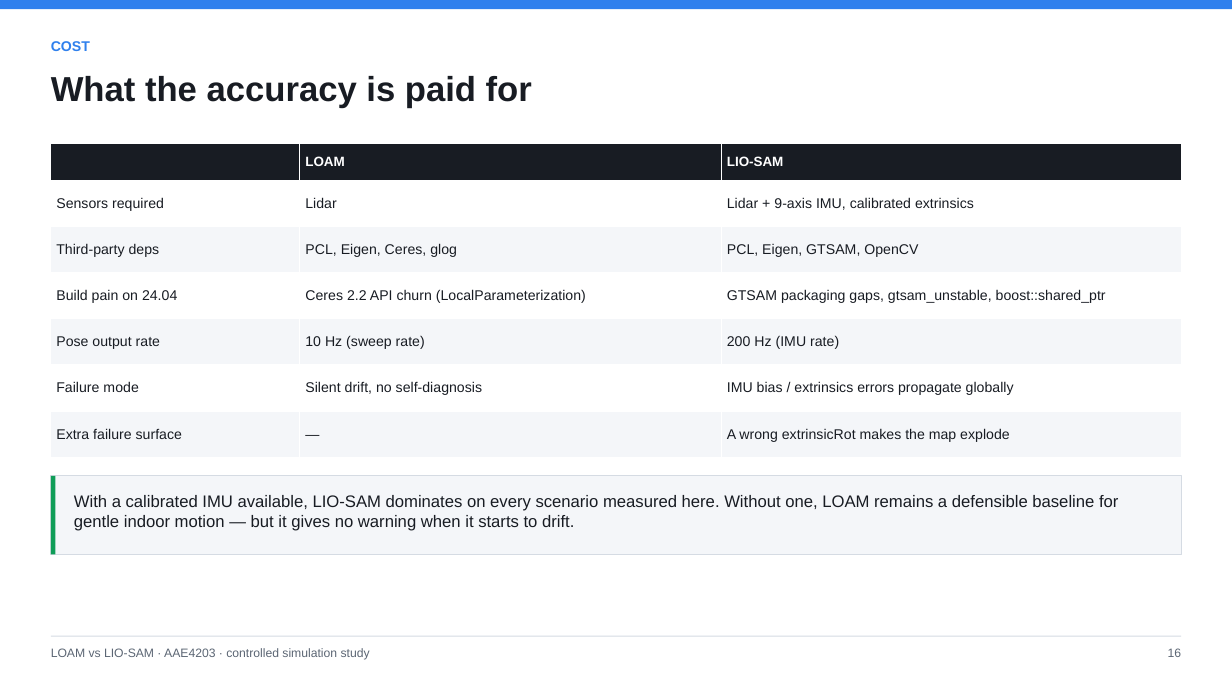
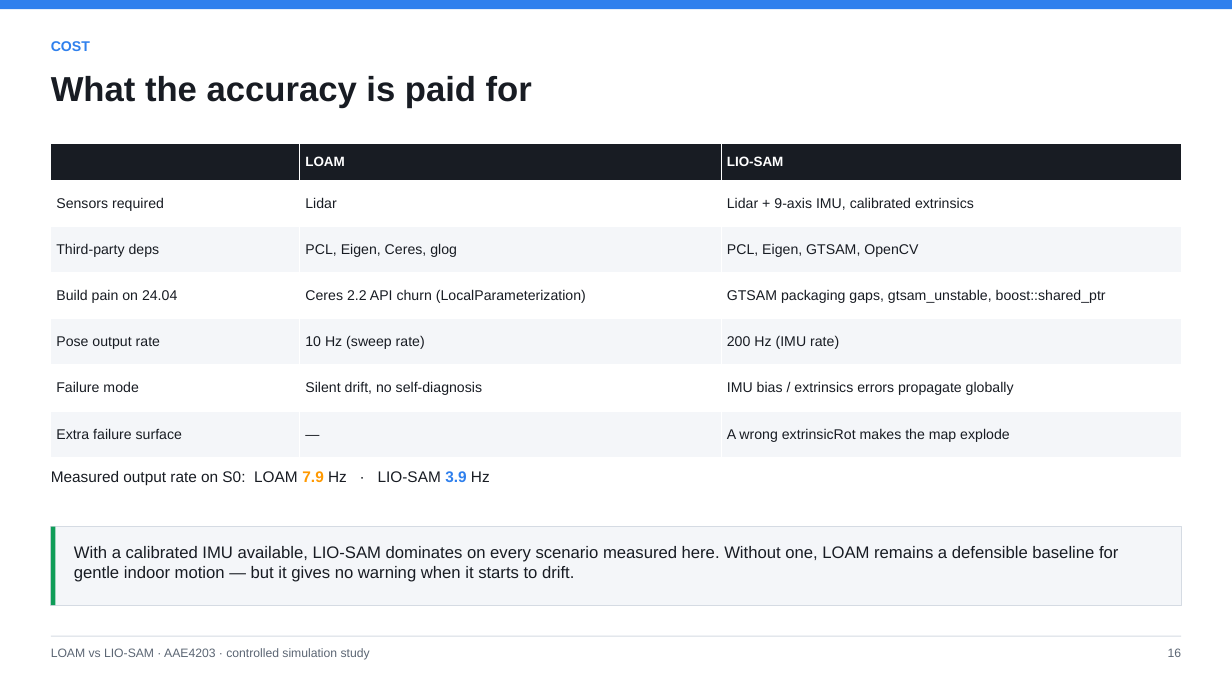
Before and after one commit to broken-pear/AAE4203_LIOSAM_demo, a slide deck: slide 17 of report/LOAM_vs_LIOSAM_comparison.pptx. Drawn at 1232x693 pixels with LibreOffice and Linux fonts; fonts in the diff are those of the drawing. Boxes give left, top, right and bottom in pixels: in the first picture for what was removed or moved away, otherwise in the second. Text is boxed around its words. In the diff, an @@ line names an element or a change of style, - is before the commit and + after.

Commit message:
Put the failure on the summary and closing slides, next to the wins
The six-scenario table now says two opposite things at once: LIO-SAM is better in five scenarios, by 98.6% in the corridor, and it diverges in the sixth (0.887 m against LOAM's 0.011 m at 1.2 m/s). A deck that reports the first three numbers on its opening slide and stops is advertising, not analysis - so both the executive summary and the closing slide now detect a scenario where LIO-SAM is more than ten times worse than the baseline and state it with the numbers, in the same voice as the wins.

Also records the measured table in results/tables/all_runs.csv, which is tracked, so the report's numbers live in the repository rather than only on the machine that produced them. Figures are not in the repository, so the deck renders 'figure pending' until it is rebuilt where results/figures/ exists.

```diff
--- a/report/LOAM_vs_LIOSAM_comparison.pptx
+++ b/report/LOAM_vs_LIOSAM_comparison.pptx
@@ text added at <box>51,471,490,485</box>, 12 pt, text #181C23 @@
+Measured output rate on S0: LOAM 7.9 Hz · LIO-SAM 3.9 Hz
@@ 2 rectangles, 1 text: place and size @@
-2 rectangles, 1 text at <box>51,476,1181,555</box>
+2 rectangles, 1 text at <box>51,527,1181,605</box>
```
Also in this commit, not shown: 5 other slides changed, 2 other files.
